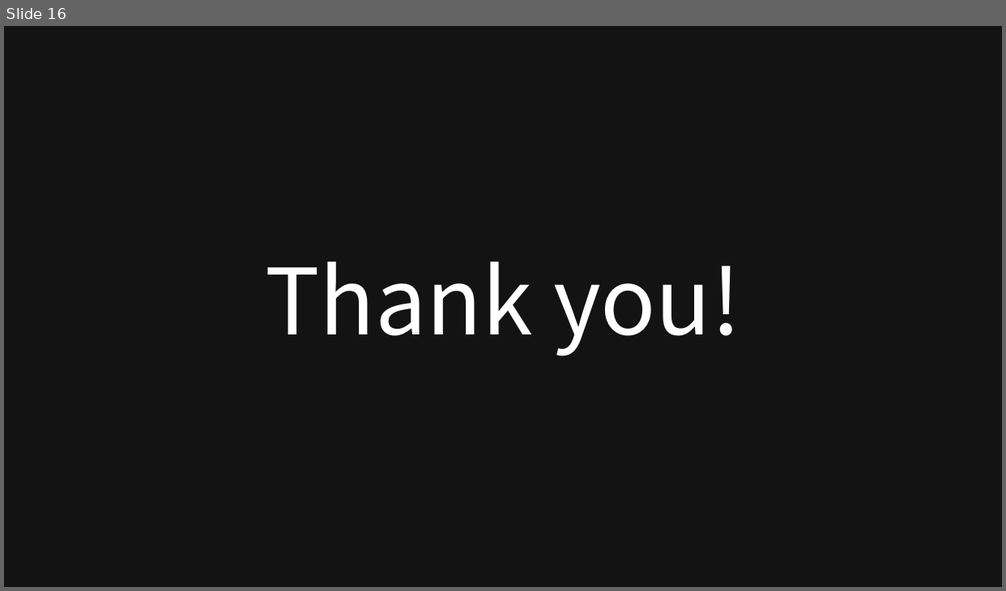
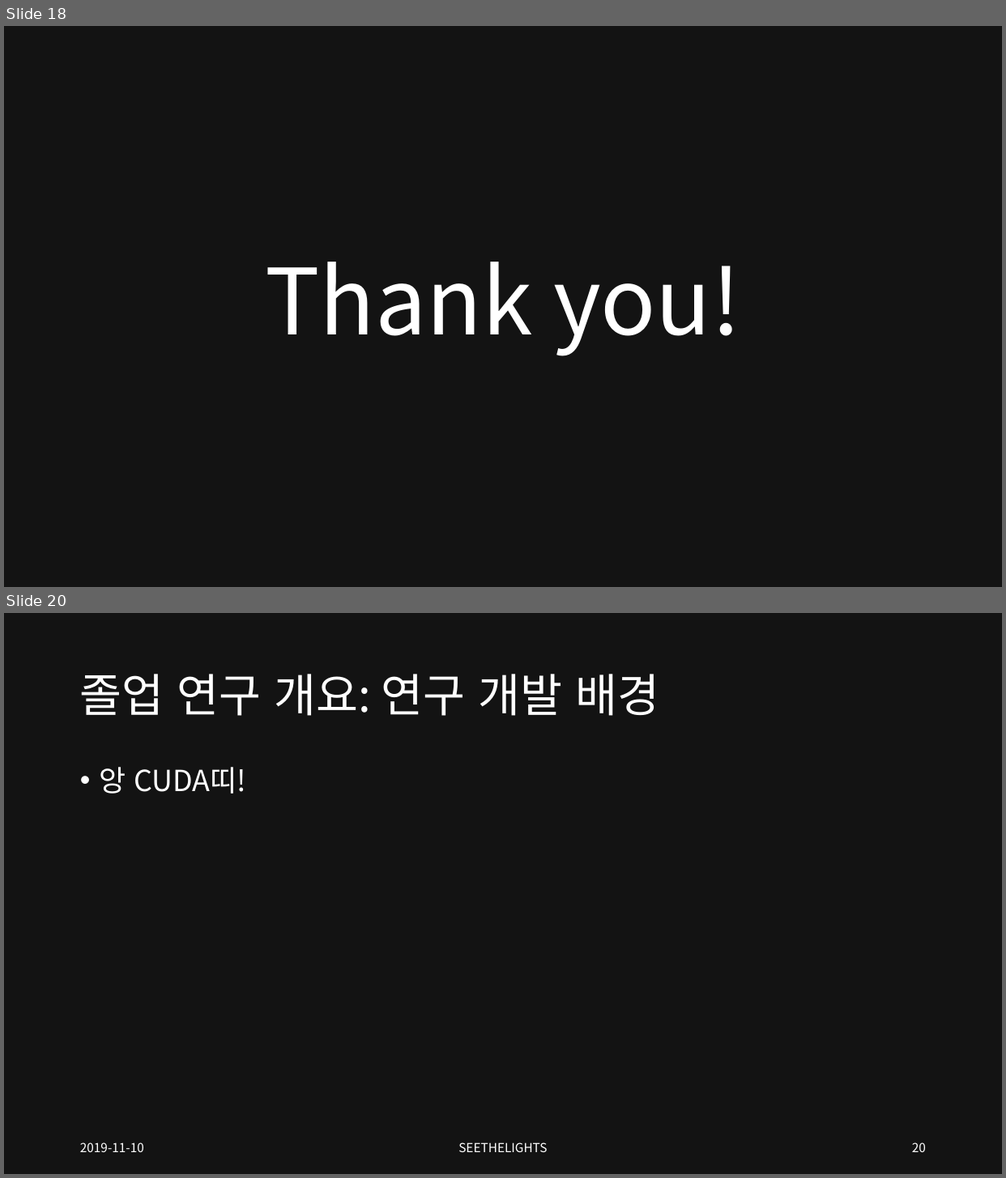
Before and after one commit to SEETHELGIHT/CapstonePlanning, a slide deck: doc/GPU-Accelerated_Ray_Tracing.pptx. Shown one above the other, each under a label of ours: slide 16 before the commit, slides 18 and 20 after it; the slides between them are not shown. The pictures are 1006x591 and 1006x1178 pixels, drawn with LibreOffice and Linux fonts; fonts in the diff are those of the drawing. Boxes give left, top, right and bottom in pixels: in the first picture for what was removed or moved away, otherwise in the second. Text is boxed around its words. In the diff, an @@ line names an element or a change of style, - is before the commit and + after.

```diff
--- a/doc/GPU-Accelerated_Ray_Tracing.pptx
+++ b/doc/GPU-Accelerated_Ray_Tracing.pptx
@@ slide 20 added at (4,613,1002,1174), background #131313 @@
@@ title added at (80,674,659,716), 44 pt, text #FFFFFF @@
+졸업 연구 개요: 연구 개발 배경
@@ text added at (99,767,246,794), 28 pt, text #FFFFFF @@
+• 앙 CUDA띠!
@@ text added at (80,1143,144,1152), 12 pt, text #FFFFFF @@
+2019-11-10
@@ text added at (458,1143,547,1152), 12 pt, text #FFFFFF @@
+SEETHELIGHTS
@@ page number added at (912,1143,926,1152), 12 pt, text #FFFFFF @@
+20
@@ what was slide 16 is now slide 18 @@
```
Also in this commit, not shown: 6 slides changed, 5 other slides added.
